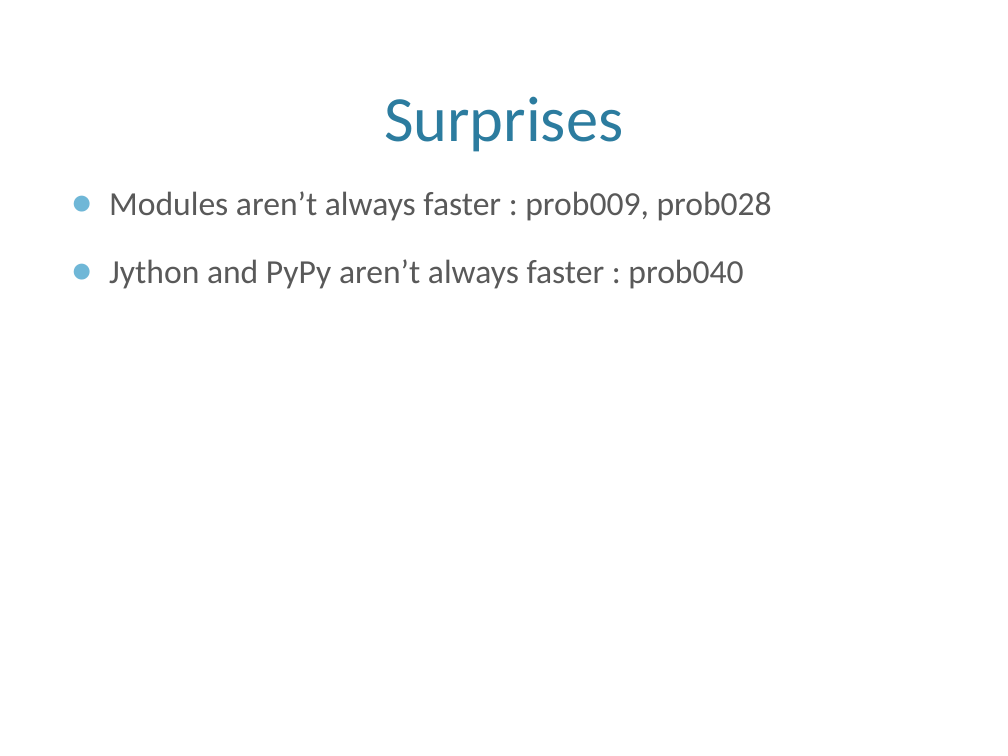
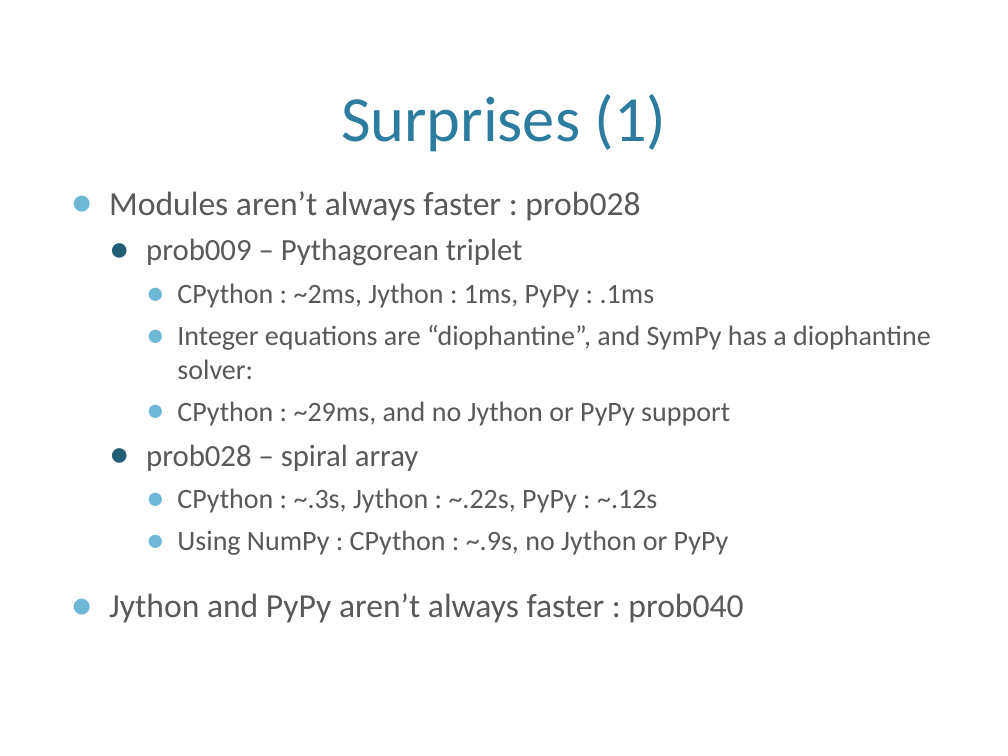
Before and after one commit to maccergit/python-talk, a slide deck: slide 12 of Python Performance Talk.pptx. Drawn at 1008x756 pixels with LibreOffice and Linux fonts; fonts in the diff are those of the drawing; background and template pictures are left out. Boxes give left, top, right and bottom in pixels: in the first picture for what was removed or moved away, otherwise in the second. Text is boxed around its words. In the diff, an @@ line names an element or a change of style, - is before the commit and + after.

```diff
--- a/Python Performance Talk.pptx
+++ b/Python Performance Talk.pptx
@@ title at <box>341,94,667,152</box>: text changed @@
-Surprises
+Surprises (1)
@@ text at <box>109,191,931,555</box>: text changed; size 24 to 20 pt @@
-● Modules aren’t always faster : prob009, prob028
+● Modules aren’t always faster : prob028
+  ● prob009 – Pythagorean triplet
+    ● CPython : ~2ms, Jython : 1ms, PyPy : .1ms
+    ● Integer equations are “diophantine”, and SymPy has a diophantine solver:
+    ● CPython : ~29ms, and no Jython or PyPy support
+  ● prob028 – spiral array
+    ● CPython : ~.3s, Jython : ~.22s, PyPy : ~.12s
+    ● Using NumPy : CPython : ~.9s, no Jython or PyPy
```
Also in this commit, not shown: 4 other slides changed, 1 slide added.
